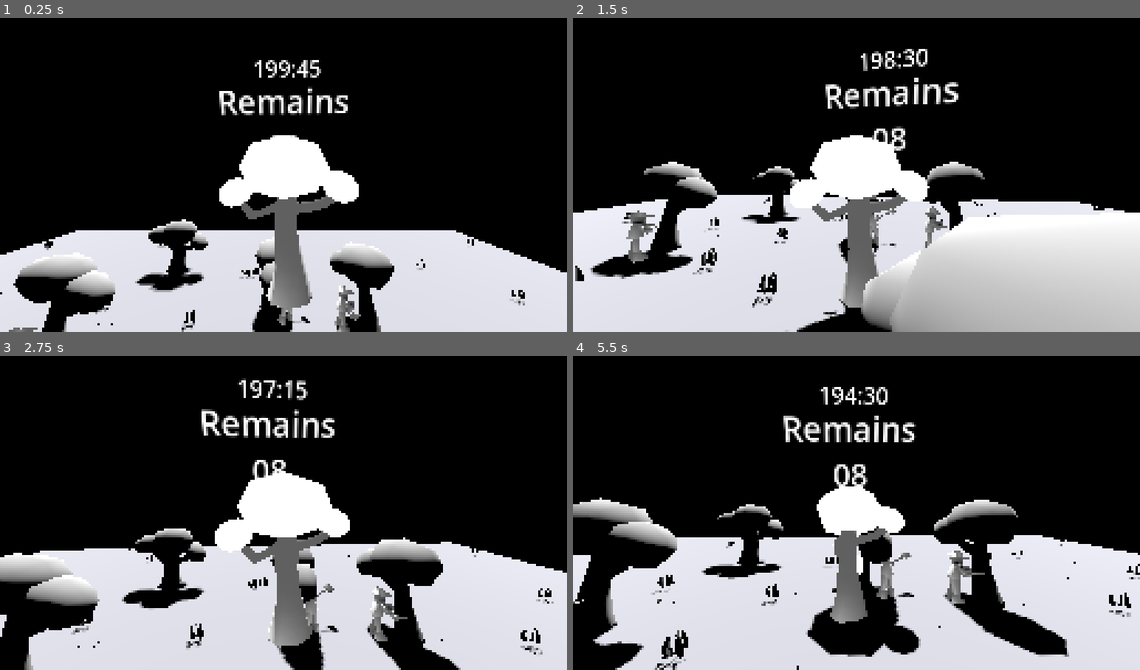
Above: before the commit, frames 1-4 (two rows, left to right).
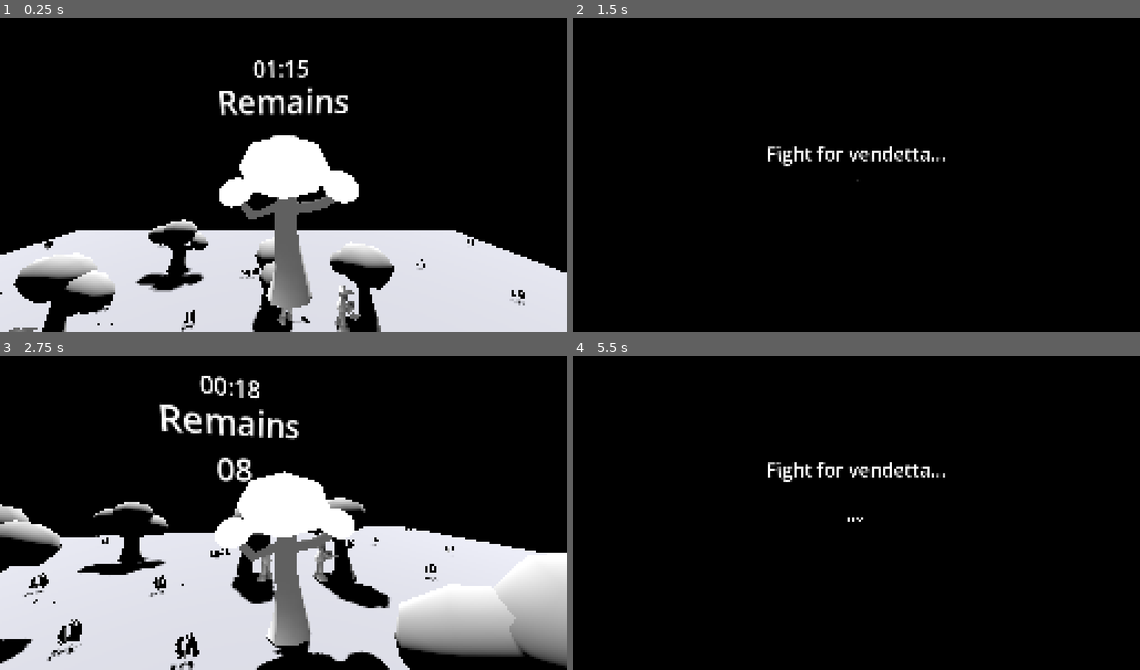
Above: after the commit, the same moments.

Repository: G4vp/Vendetree
Game: Godot game, scene res://Scenes/TestLevel.tscn
The game is run twice, just before and just after one commit, with the same random seed, the same clock (stepped at 60 frames per second) and the same inputs.
Inputs (mouse positions are in pixels of both pictures, inside the frame that each line leads up to):
- Up to frame 1 (0.25 s): no input
- Up to frame 2 (1.5 s): tap Enter (ui_accept) at 0.5, 0.8, 1.35 s; move the mouse to (884, 165) at 0.52 s; press the mouse at (884, 165) at 0.53 s; tap Space (key_jump) at 0.77 s; move the mouse to (828, 168) at 1.27 s; release the mouse at (828, 168) at 1.28 s
- Up to frame 3 (2.75 s): tap Space (key_jump) at 1.52 s; click (255, 506) at 1.55 s; move the mouse to (300, 497) at 2.02 s; tap Q (key_attack) at 2.1 s; tap Enter (ui_accept) at 2.3 s
- Up to frame 4 (5.5 s): move the mouse to (850, 509) at 2.77 s; click (850, 509) at 2.85 s; tap Space (key_jump) at 3.02, 3.77, 4.52 s; move the mouse to (901, 506) at 3.52 s; tap Enter (ui_accept) at 3.6, 5.1 s; move the mouse to (811, 500) at 4.27 s; click (811, 500) at 4.35 s; move the mouse to (862, 503) at 5.02 s

The runs differ from the first frame. In frame 1, 0.5% of the frame differs, in the area x 44-57%, y 13-20%; in frame 2, 45%, in the area x 0-100%, y 9-100%; in frame 3, 26%; in frame 4, 38%.

Commit message:
Level's wall

Diff:
--- /dev/null
+++ b/Scenes/Start.tscn
@@ -0,0 +1,165 @@
+[gd_scene load_steps=6 format=3 uid="uid://bobdw6tkwolqd"]
+
+[ext_resource type="Script" path="res://Scripts/Start.gd" id="1_h71we"]
+
+[sub_resource type="Animation" id="Animation_63vyi"]
+resource_name = "AnimationStart"
+length = 1.7
+tracks/0/type = "value"
+tracks/0/imported = false
+tracks/0/enabled = true
+tracks/0/path = NodePath(".:position")
+tracks/0/interp = 1
+tracks/0/loop_wrap = true
+tracks/0/keys = {
+"times": PackedFloat32Array(0, 1.5),
+"transitions": PackedFloat32Array(1, 1),
+"update": 0,
+"values": [Vector3(0, 1.0683, -18.2101), Vector3(0, 8.6631, -18.2101)]
+}
+tracks/1/type = "value"
+tracks/1/imported = false
+tracks/1/enabled = true
+tracks/1/path = NodePath("../PLAY:visible")
+tracks/1/interp = 1
+tracks/1/loop_wrap = true
+tracks/1/keys = {
+"times": PackedFloat32Array(0),
+"transitions": PackedFloat32Array(1),
+"update": 1,
+"values": [true]
+}
+tracks/2/type = "value"
+tracks/2/imported = false
+tracks/2/enabled = true
+tracks/2/path = NodePath("../PLAY:pixel_size")
+tracks/2/interp = 1
+tracks/2/loop_wrap = true
+tracks/2/keys = {
+"times": PackedFloat32Array(0, 1.7),
+"transitions": PackedFloat32Array(1, 1),
+"update": 0,
+"values": [0.01, 0.05]
+}
+
+[sub_resource type="Animation" id="Animation_b3fei"]
+length = 0.001
+tracks/0/type = "value"
+tracks/0/imported = false
+tracks/0/enabled = true
+tracks/0/path = NodePath(".:position")
+tracks/0/interp = 1
+tracks/0/loop_wrap = true
+tracks/0/keys = {
+"times": PackedFloat32Array(0),
+"transitions": PackedFloat32Array(1),
+"update": 0,
+"values": [Vector3(0, 1.0683, -18.2101)]
+}
+tracks/1/type = "value"
+tracks/1/imported = false
+tracks/1/enabled = true
+tracks/1/path = NodePath("../PLAY:visible")
+tracks/1/interp = 1
+tracks/1/loop_wrap = true
+tracks/1/keys = {
+"times": PackedFloat32Array(0),
+"transitions": PackedFloat32Array(1),
+"update": 1,
+"values": [false]
+}
+tracks/2/type = "value"
+tracks/2/imported = false
+tracks/2/enabled = true
+tracks/2/path = NodePath("../PLAY:modulate")
+tracks/2/interp = 1
+tracks/2/loop_wrap = true
+tracks/2/keys = {
+"times": PackedFloat32Array(0),
+"transitions": PackedFloat32Array(1),
+"update": 0,
+"values": [Color(1, 1, 1, 1)]
+}
+tracks/3/type = "value"
+tracks/3/imported = false
+tracks/3/enabled = true
+tracks/3/path = NodePath(".:modulate")
+tracks/3/interp = 1
+tracks/3/loop_wrap = true
+tracks/3/keys = {
+"times": PackedFloat32Array(0),
+"transitions": PackedFloat32Array(1),
+"update": 0,
+"values": [Color(1, 1, 1, 1)]
+}
+tracks/4/type = "value"
+tracks/4/imported = false
+tracks/4/enabled = true
+tracks/4/path = NodePath("../PLAY:pixel_size")
+tracks/4/interp = 1
+tracks/4/loop_wrap = true
+tracks/4/keys = {
+"times": PackedFloat32Array(0),
+"transitions": PackedFloat32Array(1),
+"update": 0,
+"values": [0.01]
+}
+
+[sub_resource type="Animation" id="Animation_ukijt"]
+resource_name = "ChangingScene"
+length = 0.001
+tracks/0/type = "value"
+tracks/0/imported = false
+tracks/0/enabled = true
+tracks/0/path = NodePath("../PLAY:modulate")
+tracks/0/interp = 1
+tracks/0/loop_wrap = true
+tracks/0/keys = {
+"times": PackedFloat32Array(0),
+"transitions": PackedFloat32Array(1),
+"update": 0,
+"values": [Color(0.647059, 0.647059, 0.647059, 1)]
+}
+tracks/1/type = "value"
+tracks/1/imported = false
+tracks/1/enabled = true
+tracks/1/path = NodePath(".:modulate")
+tracks/1/interp = 1
+tracks/1/loop_wrap = true
+tracks/1/keys = {
+"times": PackedFloat32Array(0),
+"transitions": PackedFloat32Array(1),
+"update": 0,
+"values": [Color(0.647059, 0.647059, 0.647059, 1)]
+}
+
+[sub_resource type="AnimationLibrary" id="AnimationLibrary_te7wb"]
+_data = {
+"AnimationStart": SubResource("Animation_63vyi"),
+"ChangingScene": SubResource("Animation_ukijt"),
+"RESET": SubResource("Animation_b3fei")
+}
+
+[node name="Node3D" type="Node3D"]
+transform = Transform3D(1, 0, 0, 0, 1, 0, 0, 0, 1, 0, 0.97006, 0)
+script = ExtResource("1_h71we")
+
+[node name="Camera3D" type="Camera3D" parent="."]
+
+[node name="PLAY" type="Label3D" parent="."]
+transform = Transform3D(1, 0, 0, 0, 1, 0, 0, 0, 1, 0, -1.2535, -18.2101)
+visible = false
+pixel_size = 0.01
+text = "PLAY"
+
+[node name="Vendetta" type="Label3D" parent="."]
+transform = Transform3D(1, 0, 0, 0, 0.990285, -0.139052, 0, 0.139052, 0.990285, 0, 1.0683, -18.2101)
+pixel_size = 0.05
+text = "Fight for vendetta..."
+
+[node name="AnimationPlayer" type="AnimationPlayer" parent="."]
+root_node = NodePath("../Vendetta")
+autoplay = "AnimationStart"
+libraries = {
+"": SubResource("AnimationLibrary_te7wb")
+}
--- /dev/null
+++ b/Scripts/Start.gd
@@ -0,0 +1,11 @@
+extends Node3D
+
+@onready var animation = $AnimationPlayer
+# Called when the node enters the scene tree for the first time.
+
+
+# Called every frame. 'delta' is the elapsed time since the previous frame.
+func _process(delta):
+	if Input.is_action_just_pressed("left_click") || Input.is_action_just_pressed("ui_accept"):
+		animation.play("ChangingScene")
+		get_tree().change_scene_to_file("res://Scenes/TestLevel.tscn")
--- a/Scripts/TestLevel.gd
+++ b/Scripts/TestLevel.gd
@@ -5,24 +5,28 @@
 @onready var lumber_jacks_group = $LumberJacksGroup
 @onready var player = $Player/mesh_tree_3d
 
-var time_elapsed := 12000
+var time_elapsed := 90
 var minutes
 var seconds
 var time_string
-
-
+var lumber_jacks_count
 
 func _process(delta: float) -> void:
 	stop_watch(delta)
 	if player.mama_I_just_killed_a_man:
 		player.mama_I_just_killed_a_man = false
 
-		var lumber_jacks_count = lumber_jacks_group.get_children().size() - player.get_lumber_jacks_count()
+		lumber_jacks_count = lumber_jacks_group.get_children().size() - player.get_lumber_jacks_count()
 		var count_string = "%02d"%[lumber_jacks_count]
 		remain_label.text = "Remains\n" + count_string
 
 	if Input.is_action_just_pressed("key_quit"):
 		get_tree().quit()
+
+	if lumber_jacks_count == 0:
+		Win()
+	elif time_elapsed == 0:
+		GameOver()
 
 func stop_watch(delta):
 	time_elapsed -= delta
@@ -30,3 +34,9 @@
 	seconds = fmod(time_elapsed, 60)
 	time_string = "%02d:%02d" % [minutes, seconds]
 	time_label.text = time_string
+
+func Win():
+	pass
+
+func GameOver():
+	get_tree().change_scene_to_file("res://Scenes/Start.tscn")
